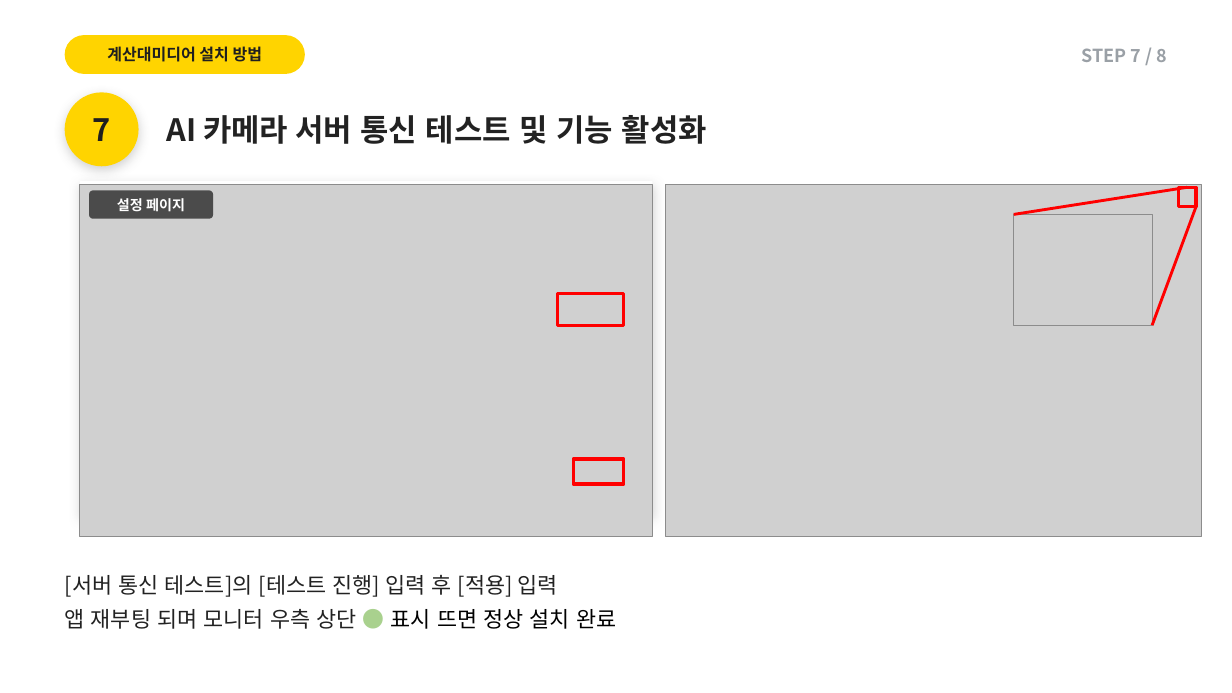
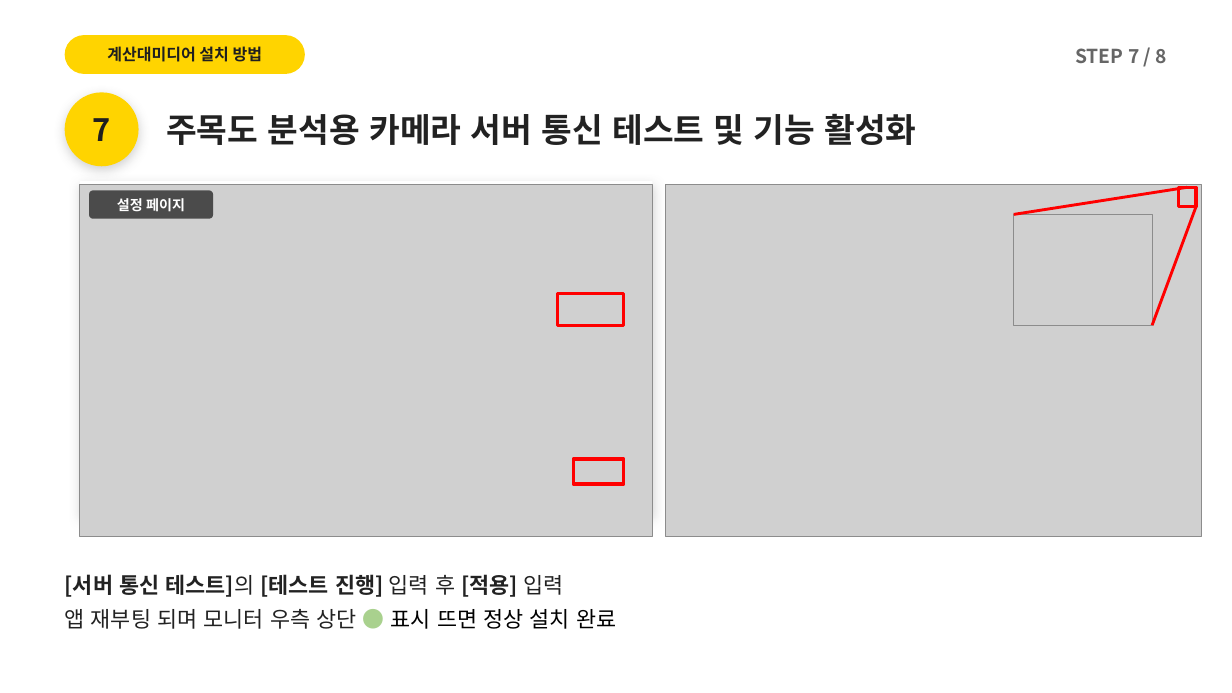
Before and after one commit to alsdn2947/ars, a slide deck: slide 24 of 이마트_AI카메라_설치매뉴얼.pptx. Drawn at 1232x693 pixels with LibreOffice and Linux fonts; fonts in the diff are those of the drawing; grey boxes stand for pictures. Boxes give left, top, right and bottom in pixels: in the first picture for what was removed or moved away, otherwise in the second. Text is boxed around its words. In the diff, an @@ line names an element or a change of style, - is before the commit and + after.

```diff
--- a/이마트_AI카메라_설치매뉴얼.pptx
+++ b/이마트_AI카메라_설치매뉴얼.pptx
@@ text "STEP 7 / 8" at (1075,48,1167,63): size 14 to 15 pt, text colour #9AA0A6 to #666666 @@
@@ text at (166,113,917,145): text changed; size 24 to 26 pt @@
-AI 카메라 서버 통신 테스트 및 기능 활성화
+주목도 분석용 카메라 서버 통신 테스트 및 기능 활성화
@@ text at (65,574,563,597): bold on in "[서버 통신 테스트]의 [테스트 진행] [적용]" @@
```
Also in this commit, not shown: 23 other slides changed, 1 slide added, 1 slide removed.
